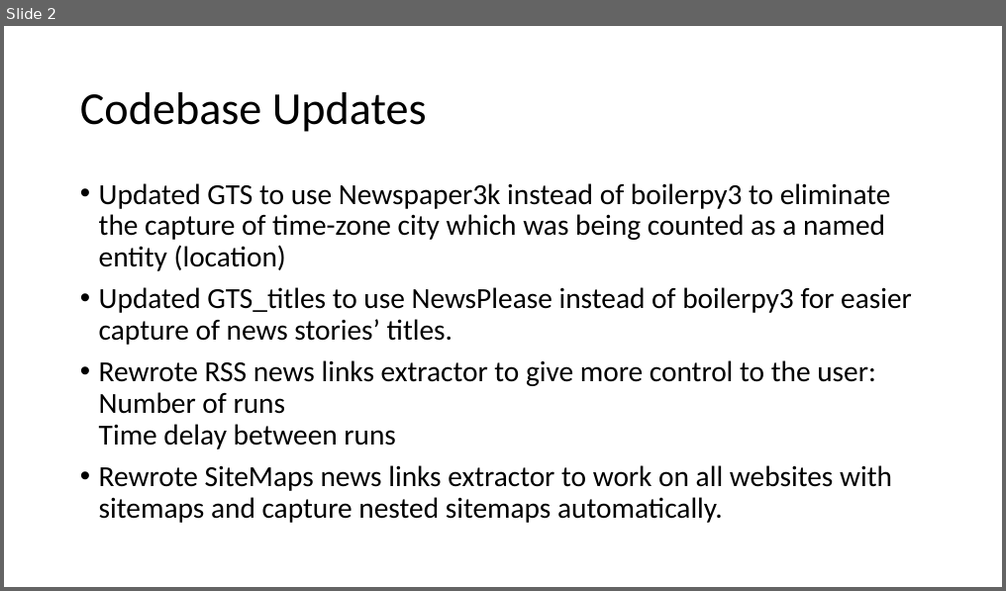
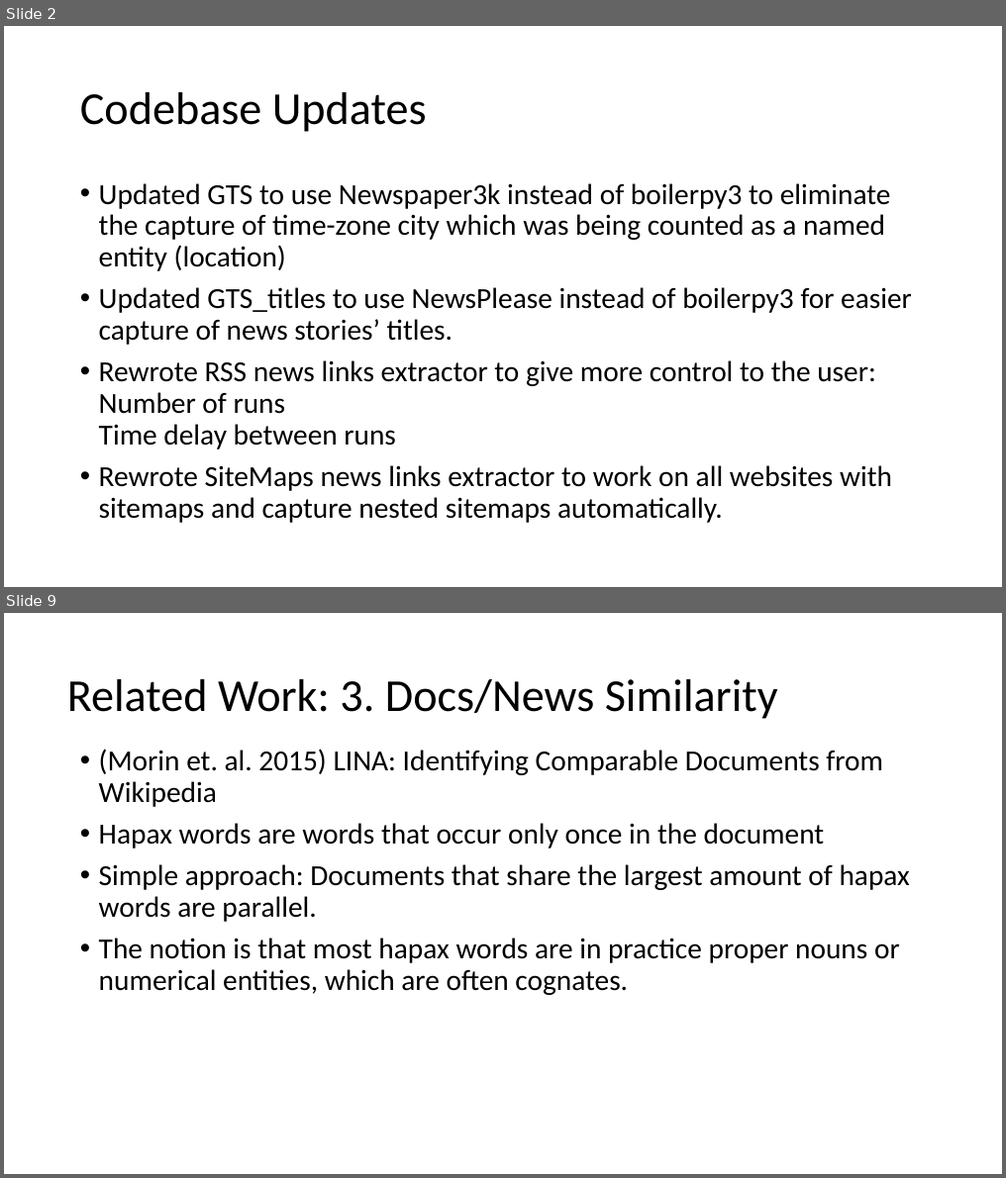
Before and after one commit to HussamHallak/TPDL2022, a slide deck: TPDL 2022 Paper Updates.pptx. Shown one above the other, each under a label of ours: slide 2 before the commit, slides 2 and 9 after it; the slides between them are not shown. The pictures are 1006x591 and 1006x1178 pixels, drawn with LibreOffice and Linux fonts; fonts in the diff are those of the drawing. Boxes give left, top, right and bottom in pixels: in the first picture for what was removed or moved away, otherwise in the second. Text is boxed around its words. In the diff, an @@ line names an element or a change of style, - is before the commit and + after.

```diff
--- a/TPDL 2022 Paper Updates.pptx
+++ b/TPDL 2022 Paper Updates.pptx
@@ slide 9 added at (x1=4, y1=613, x2=1002, y2=1174), background #FFFFFF @@
@@ title added at (x1=67, y1=679, x2=778, y2=719), 44 pt, text #000000 @@
+Related Work: 3. Docs/News Similarity
@@ text added at (x1=99, y1=749, x2=910, y2=995), 28 pt, text #000000 @@
+• (Morin et. al. 2015) LINA: Identifying Comparable Documents from Wikipedia
+• Hapax words are words that occur only once in the document
+• Simple approach: Documents that share the largest amount of hapax words are parallel.
+• The notion is that most hapax words are in practice proper nouns or numerical entities, which are often cognates.
```
Also in this commit, not shown: 1 slide changed, 12 other slides added.
